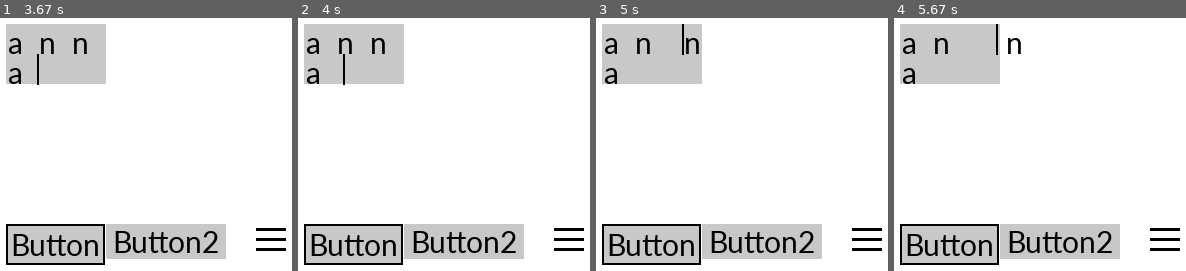
Above: before the commit, frames 1-4 (left to right).
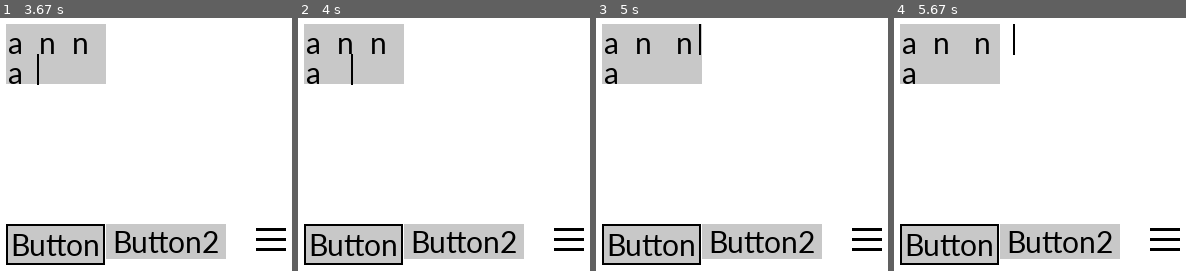
Above: after the commit, the same moments.

Repository: TheBigKahuna353/PygameUI
Game: pygame game, started from Example.py
Same seed, same stepped clock (60 frames per second), same inputs: the game is played once before the commit and once after it.
Inputs (mouse positions are in pixels of both pictures, inside the frame that each line leads up to):
- Up to frame 1 (3.67 s): type "ann" at 0.33 s; tap Enter at 0.67, 1.02 s; type "a" at 0.88 s; hold Up 1.43-1.9 s; tap Space at 1.5, 1.8, 2.05, 2.35, 2.72, 3.12, 3.42 s; hold Right 1.98-2.62 s; hold Down 2.65-3.02 s; hold Left 3.05-3.52 s; click (55, 243) at 3.6 s
- Up to frame 2 (4 s): hold Right from 3.88 s (still down); tap Space at 3.95 s
- Up to frame 3 (5 s): tap Space at 4.25, 4.45, 4.78 s; release Right at 4.35 s; hold Up 4.38-4.68 s; hold Right from 4.72 s (still down)
- Up to frame 4 (5.67 s): tap Space at 5.08, 5.28, 5.58 s; release Right at 5.18 s; hold Left from 5.22 s (still down)

Frame 1 is identical in both runs. In frame 2, 0.2% of the frame differs, in the area x 15-19%, y 14-27%; in frame 3, 0.4%; in frame 4, 0.5%, in the area x 28-44%, y 2-15%.

Commit message:
Added To textbox

Diff:
--- a/Example.py
+++ b/Example.py
@@ -50,6 +50,7 @@
     hover_background_color = (255,0,0)
 )
 
+
 #create an image for our button
 button_img = pygame.Surface((30,30),pygame.SRCALPHA) #the pygame.SRCHALPHA makes it transparent
 pygame.draw.line(button_img,(0,0,0),(0,5),(30,5),3)
@@ -83,5 +84,7 @@
     for e in pygame.event.get():             # checks all events that happen
         if e.type == pygame.QUIT:
             running = False
+            pygame.quit()
         elif e.type == pygame.KEYDOWN:  #if a key is pressed, update the Textbox
             InputBox.key_down(e) #supply the event to the Textbox
+            print(InputBox.get_lines()) #print what is on the Inputbox
--- a/UI.py
+++ b/UI.py
@@ -183,7 +183,7 @@
                 if self.current_line > 0:
                     del self.text[self.current_line]
                     self.current_line -= 1
-                    self.current_col = self.char_length[self.current_line][-1]
+                    self.current_col = len(self.text[self.current_line])
             else:
                 del self.text[self.current_line][-1]
                 self.current_col -= 1
@@ -198,6 +198,9 @@
                 self.current_col = 0
         #if key is a charachter, put on screen
         elif e.unicode != "":
+            if len(self.text[self.current_line]) > 0:
+                if self.text[self.current_line][-1] == "":
+                    del self.text[self.current_line][-1]
             self.text[self.current_line] = self.text[self.current_line][:self.current_col] + [e.unicode] + self.text[self.current_line][self.current_col:]
             self.current_col += 1
         #if the down arrow is pressed
@@ -210,7 +213,7 @@
             self.current_col = min(self.current_col, len(self.text[self.current_line]))
         #if the right arrow is pressed
         elif e.key == 275:
-            self.current_col += 1 if len(self.text[self.current_line]) - 1 > self.current_col else 0
+            self.current_col += 1 if len(self.text[self.current_line]) > self.current_col else 0
         #if the left arrow is pressed
         elif e.key == 276:
             self.current_col -= 1 if 0 < self.current_col else 0
@@ -232,3 +235,30 @@
             total = self._get_text_width(self.text[self.current_line][:self.current_col])
             pygame.draw.line(self.surface,(0,0,0),(self.x + total,self.y +(self.h*self.current_line)),
                                      (self.x + total,self.y + (self.h*(self.current_line+1))),2)
+            #print(self.current_col)
+
+    #get the text of a specific line or lines
+    def get_lines(self, lines= -1,return_as_string = False):
+        pas = False
+        if isinstance(lines,int):
+            if lines == -1:
+                lines = (0,self.lines)
+                pas = True
+            if not pas:
+                if 0 > lines or self.lines < lines:
+                    raise IndexError("line index not in range")
+                if len(self.text) < lines:
+                    return ""
+                return "".join(self.text[lines])
+        if isinstance(lines,tuple):
+            if lines[0] < 0 or lines[0] > self.lines or lines[1] < 0 or lines[1] > self.lines or lines[0] > lines[1]:
+                raise IndexError("line index is out of range: " + str(lines) + " (0, " + str(str(self.lines)))
+            string = []
+            for x in range(lines[0],lines[1]):
+                if len(self.text) > x:
+                    string.append("".join(self.text[x]))
+                else:
+                    string.append("")
+            if return_as_string:
+                return "\n".join(string)
+            return string
